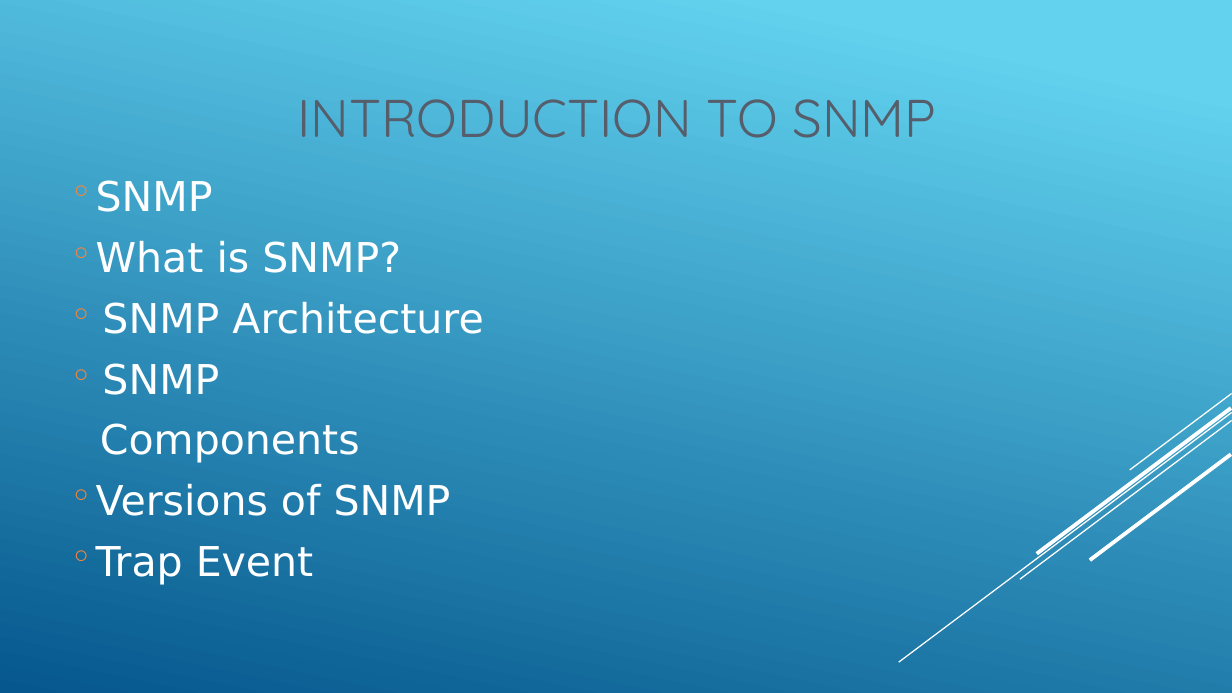
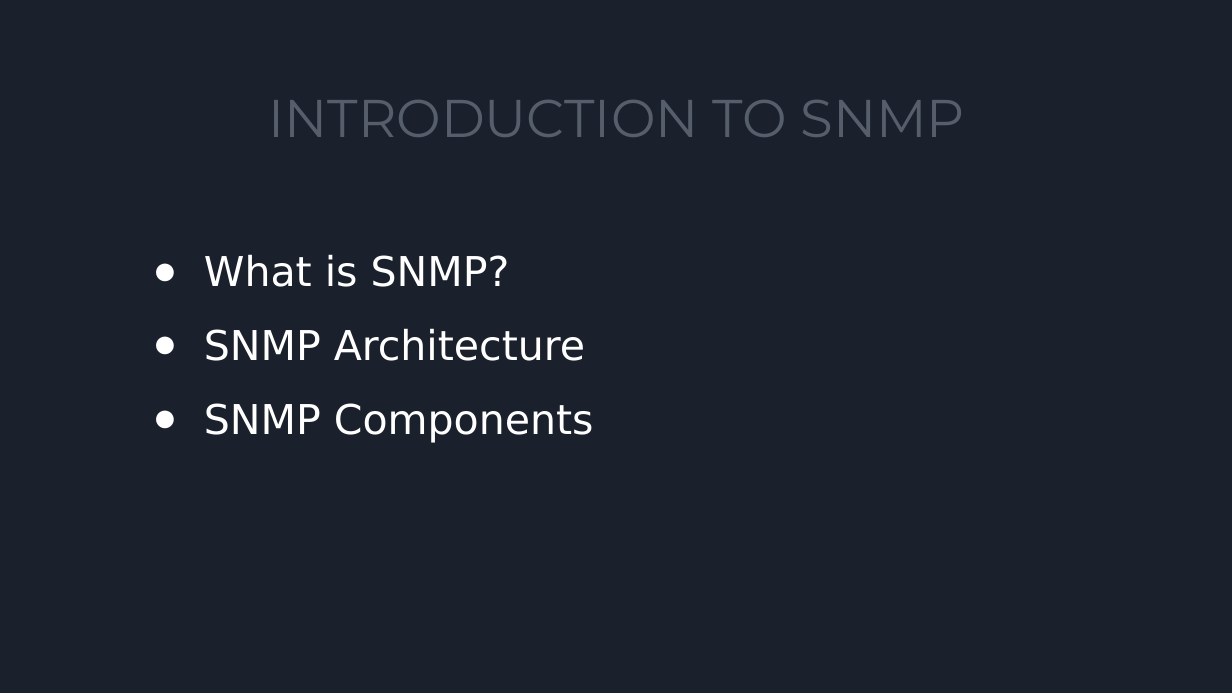
Before and after one commit to snehaljha/mini-project, a slide deck: slide 21 of EC 1307- Data communication and networking/Data_Com.pptx (slide 34 before the commit). Drawn at 1232x693 pixels with LibreOffice and Linux fonts; fonts in the diff are those of the drawing. Boxes give left, top, right and bottom in pixels: in the first picture for what was removed or moved away, otherwise in the second. Text is boxed around its words. In the diff, an @@ line names an element or a change of style, - is before the commit and + after.

```diff
--- a/EC 1307- Data communication and networking/Data_Com.pptx
+++ b/EC 1307- Data communication and networking/Data_Com.pptx
@@ background gradient #62D2EF to #05578D to #1B212C @@
@@ title "INTRODUCTION TO SNMP" at [269, 100, 965, 137]: font Quicksand to Montserrat @@
@@ text at [204, 254, 594, 443]: text changed @@
-○ SNMP
-○ What is SNMP?
-○ SNMP Architecture
-○ SNMP
-Components
-○ Versions of SNMP
-○ Trap Event
+● What is SNMP?
+● SNMP Architecture
+● SNMP Components
@@ group removed at [899, 393, 1232, 663]: 5 lines @@
```
Also in this commit, not shown: 37 other slides changed, 11 slides added, 25 slides removed.
